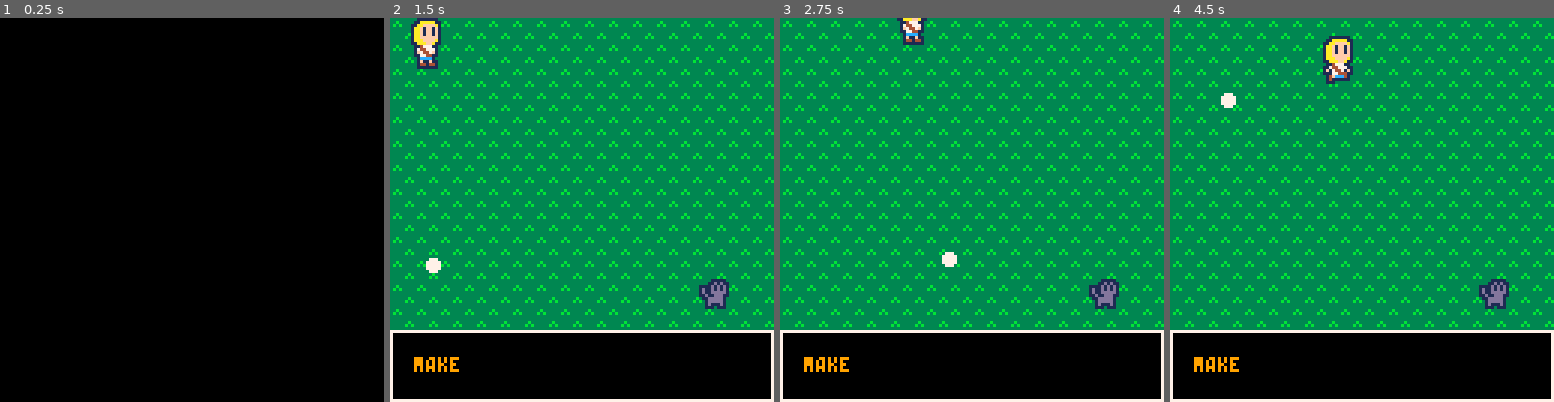
Above: before the commit, frames 1-4 (left to right).
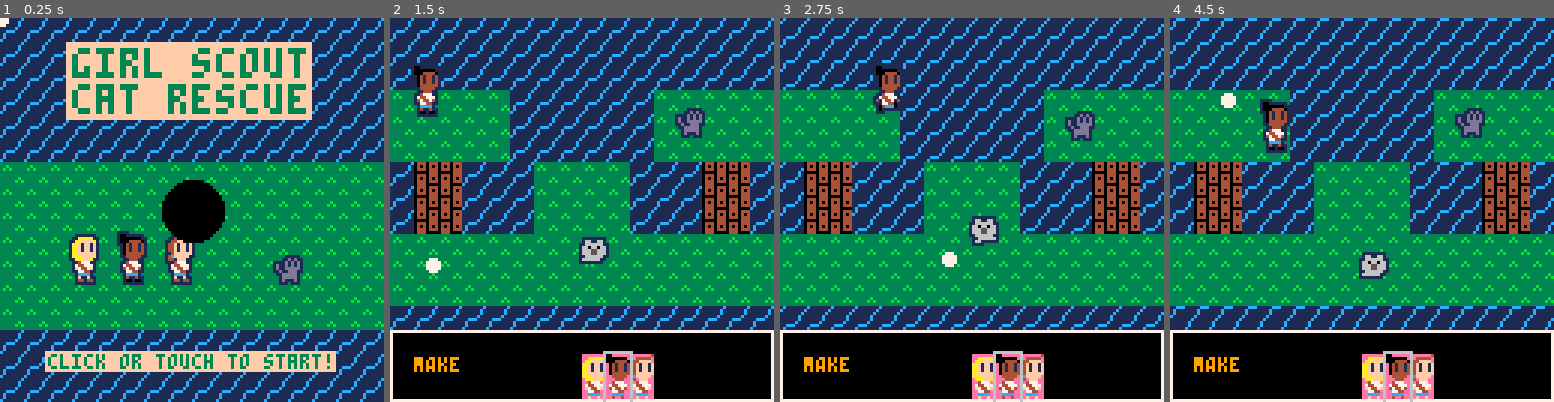
Above: after the commit, the same moments.

Repository: paloblanco/digital-game-design-brownie
Game: PICO-8 cartridge girlscout.p8
The game is run twice, just before and just after one commit, with the same random seed, the same clock (stepped at 60 frames per second) and the same inputs.
Inputs (mouse positions are in pixels of both pictures, inside the frame that each line leads up to):
- Up to frame 1 (0.25 s): no input
- Up to frame 2 (1.5 s): tap X (X key) at 0.33, 1.07 s; click (670, 121) at 0.67 s; click (436, 267) at 1.22 s
- Up to frame 3 (2.75 s): hold Right 1.6-2.1 s; click (887, 114) at 1.77 s; tap X (X key) at 1.85 s; hold Up 2.15-2.42 s; click (952, 259) at 2.32 s; hold Right from 2.47 s (still down)
- Up to frame 4 (4.5 s): click (1404, 106) at 2.87 s; tap X (X key) at 2.97, 4.08 s; release Right at 3.03 s; hold Left 3.08-3.58 s; click (1465, 256) at 3.42 s; hold Down 3.63-3.97 s; click (1231, 102) at 3.97 s; hold Right from 4.02 s (still down)

The runs differ from the first frame. In frame 1, 98% of the frame differs, in the area x 0-100%, y 0-100%; in frame 2, 50%; in frame 3, 50%; in frame 4, 50%.

Commit message:
game playable, title screen

Diff:
--- a/girlscout.p8
+++ b/girlscout.p8
@@ -11,7 +11,8 @@
 	menuitem(1,"goto play mode",init_play)
 	menuitem(2,"goto map mode",init_map)
 
-	scout_ix = {1,3,33}
+	scout_ix_list = {1,3,33}
+	scout_ix = rnd(scout_ix_list)
 	cls(0)
 
 	camx=0
@@ -22,7 +23,7 @@
 
 function _update60()
 	timestart+=1
-	 if (timestart>1) init_play()
+	 if (timestart>1) init_title()
 end
 
 function _draw()
@@ -60,6 +61,7 @@
 end
 
 function update_play()
+	if (flr(t()*60)%45==1) scroll_tile(7)
 	diag   = 1
 	speed  = 0.7
 	moving = false
@@ -118,6 +120,31 @@
 
 	on_make_button = false
 	check_make_button()
+
+	check_girl_choice()
+end
+
+function check_girl_choice()
+	flag3 = fget(mgetp(mousex,mousey),3)
+	flag4 = fget(mgetp(mousex,mousey),4)
+	flag5 = fget(mgetp(mousex,mousey),5)
+
+	choice= 0
+	if (not flag3) return
+
+	if not flag4 then
+		choice=1
+	elseif not flag5 then
+		choice=3
+	else
+		choice=33
+	end
+
+	if (not btnp(5)) return
+	poke(0x5f55,0x00)
+	scout_ix=choice
+	spr(choice,5*8,8)
+	poke(0x5f55,0x60)
 end
 
 function check_make_button()
@@ -133,19 +160,27 @@
 	--adjust_cam()
 	map()
 	rect(0,104,127,127,7)
-	scount = 1
-	if (moving) scount = 1 + adder(6)
-
-	ospr(16,cat.x,cat.y)
+	scount = scout_ix
+	if (moving) scount = scout_ix + adder(6)
+
+	ospr(16,cat.x,cat.y-adder(8))
 	for p in all(pigs) do
 		ospr(p.ix+adder(8)*16,p.x,p.y)
 	end
 	ospr(scount,p1.x,p1.y-8,1,2,faceleft)
 
-
 	if (on_make_button and (t()*5)%2>1) rect(7,14*8-1,24,15*8)
 
 	circfill(mousex,mousey,2,7)
+
+	if (scout_ix == 1) rect(8*8-1,8*14-1,8*9,8*16,6)
+	if (scout_ix == 33) rect(8*9-1,8*14-1,8*10,8*16,6)
+	if (scout_ix == 3) rect(8*10-1,8*14-1,8*11,8*16,6)
+
+	if (choice == 1 and adder(10)>0) rect(8*8-1,8*14-1,8*9,8*16,7)
+	if (choice == 33 and adder(10)>0) rect(8*9-1,8*14-1,8*10,8*16,7)
+	if (choice == 3 and adder(10)>0) rect(8*10-1,8*14-1,8*11,8*16,7)
+
 end
 
 function check_cat()
@@ -163,10 +198,26 @@
 end
 
 function win()
+	for i=0,150,3 do
+		circfill(p1.x,p1.y,i,14)
+		ospr(16,cat.x,cat.y)
+		ospr(scount,p1.x,p1.y-8,1,2,faceleft)
+		flip()
+	end
 	init_play()
 end
 
 function lose()
+	local pa=0
+	for i=0,150,3 do
+		circfill(p1.x,p1.y,i,0)
+		for p in all(pigs) do
+			ospr(p.ix+flr(pa)*16,p.x,p.y)
+		end
+		ospr(scount,p1.x,p1.y-8,1,2,faceleft,true)
+		flip()
+		pa = (pa+.3)%2
+	end
 	init_play()
 end
 
@@ -228,6 +279,25 @@
 	if (val>f-1) return 1
 	return 0
 end
+
+function scroll_tile(_tile)
+ local temp
+ local sheetwidth=64 -- bytes
+ local spritestart=0 -- starts at mem address 0x0000
+ local spritewide=4 -- 8 pixels=four bytes
+ local spritehigh=sheetwidth*8 -- how far to jump down
+ local startcol=_tile%16
+ local startrow=flr(_tile/16)
+
+ if (_tile>255) return
+ -- save bottom row of sprite
+ temp=peek4(spritestart+(startrow*sheetwidth*8)+(7*sheetwidth)+startcol*spritewide) -- 7th row
+ for i=6,0,-1 do
+  poke4(spritestart+(startrow*sheetwidth*8)+((i+1)*sheetwidth)+startcol*spritewide,peek4(spritestart+(startrow*sheetwidth*8)+(i*sheetwidth)+startcol*spritewide))
+ end
+ --now put bottom row on top!
+ poke4(spritestart+(startrow*sheetwidth*8)+startcol*spritewide,temp)
+end
 -->8
 -- gameplay
 
@@ -235,7 +305,7 @@
 	for xx=0,15,1 do
 	for yy=0,13,1 do
 		tile=mget(xx,yy)
-		if tile==1 then
+		if tile==21 then
 			p1.x=xx*8
 			p1.y=yy*8
 			mset(xx,yy,5)
@@ -359,7 +429,7 @@
 
 
 function put_tile()
-	if box.id==1 or box.id==16 then
+	if box.id==21 or box.id==16 then
 		removeid(box.id)
 	end
 	mset(mousex\8,mousey\8,box.id)
@@ -404,6 +474,133 @@
 	end
 	end
 end
+-->8
+-- title
+
+function init_title()
+	camera()
+	_update60=update_title
+	_draw=draw_title
+	fade_in()
+end
+
+function update_title()
+	mousex,mousey = stat(32)-1,stat(33)-1
+	if (btnp(5)) init_play()
+	if (flr(t()*60)%45==1) scroll_tile(7)
+end
+
+function draw_title()
+	map(0,48)
+	print("\^#\^w\^tgirl scout",24,10,0xf3)
+	print("\^#\^w\^tcat rescue",24,22,0xf3)
+
+	ospr(1+adder(6),24,72,1,2)
+	ospr(33+adder(6),40,72,1,2)
+	ospr(3+adder(6),56,72,1,2)
+
+	ospr(16,92,80-adder(6))
+
+	print("\^#click or touch to start!",16,112,0xf3)
+
+	circfill(mousex,mousey,2,7)
+
+end
+…(95 lines of a section not shown)…
 
 
 
@@ -568,22 +765,22 @@
 
 
 __gff__
-0000000000000101000000000000000000000000000000000000000000000000000000000000000000000000000000000000000000020204040000000000000000000000000000000000000000000000000000000000000000000000000000000000000000000000000000000000000000000000000000000000000000000000
+0008081818000101000000000000000000080818180000000000000000000000003838080800000000000000000000000038380808020204040000000000000000000000000000000000000000000000000000000000000000000000000000000000000000000000000000000000000000000000000000000000000000000000
 0000000000000000000000000000000000000000000000000000000000000000000000000000000000000000000000000000000000000000000000000000000000000000000000000000000000000000000000000000000000000000000000000000000000000000000000000000000000000000000000000000000000000000
 __map__
-0505050505050505050505050505050505050505050505050505050505050505000000000000000000000000000000000000000000000000000000000000000000000000000000000000000000000000000000000000000000000000000000000000000000000000000000000000000000000000000000000000000000000000
-0501050505050505050505050505050505010505050505050505050505050505000000000000000000000000000000000000000000000000000000000000000000000000000000000000000000000000000000000000000000000000000000000000000000000000000000000000000000000000000000000000000000000000
+0707070707070707070707070707070707070707070707070707070707070707000000000000000000000000000000000000000000000000000000000000000000000000000000000000000000000000000000000000000000000000000000000000000000000000000000000000000000000000000000000000000000000000
+0707070707070707070707070707070707070707070707070707070707070707000000000000000000000000000000000000000000000000000000000000000000000000000000000000000000000000000000000000000000000000000000000000000000000000000000000000000000000000000000000000000000000000
+0707070707070707070707070707070707070707070707070707070707070707000000000000000000000000000000000000000000000000000000000000000000000000000000000000000000000000000000000000000000000000000000000000000000000000000000000000000000000000000000000000000000000000
+0515050505070707070707050505050505150505050707070707070505050505000000000000000000000000000000000000000000000000000000000000000000000000000000000000000000000000000000000000000000000000000000000000000000000000000000000000000000000000000000000000000000000000
+0505050505070707070707051005050505050505050707070707070510050505000000000000000000000000000000000000000000000000000000000000000000000000000000000000000000000000000000000000000000000000000000000000000000000000000000000000000000000000000000000000000000000000
+0505050505070707070707050505050505050505050707070707070505050505000000000000000000000000000000000000000000000000000000000000000000000000000000000000000000000000000000000000000000000000000000000000000000000000000000000000000000000000000000000000000000000000
+0708080707070505050507070708080707080807070705050505070707080807000000000000000000000000000000000000000000000000000000000000000000000000000000000000000000000000000000000000000000000000000000000000000000000000000000000000000000000000000000000000000000000000
+0708080707070505200507070708080707080807070705052005070707080807000000000000000000000000000000000000000000000000000000000000000000000000000000000000000000000000000000000000000000000000000000000000000000000000000000000000000000000000000000000000000000000000
+0708080707070505050507070708080707080807070705050505070707080807000000000000000000000000000000000000000000000000000000000000000000000000000000000000000000000000000000000000000000000000000000000000000000000000000000000000000000000000000000000000000000000000
 0505050505050505050505050505050505050505050505050505050505050505000000000000000000000000000000000000000000000000000000000000000000000000000000000000000000000000000000000000000000000000000000000000000000000000000000000000000000000000000000000000000000000000
 0505050505050505050505050505050505050505050505050505050505050505000000000000000000000000000000000000000000000000000000000000000000000000000000000000000000000000000000000000000000000000000000000000000000000000000000000000000000000000000000000000000000000000
 0505050505050505050505050505050505050505050505050505050505050505000000000000000000000000000000000000000000000000000000000000000000000000000000000000000000000000000000000000000000000000000000000000000000000000000000000000000000000000000000000000000000000000
-0505050505050505050505050505050505050505050505050505050505050505000000000000000000000000000000000000000000000000000000000000000000000000000000000000000000000000000000000000000000000000000000000000000000000000000000000000000000000000000000000000000000000000
-0505050505050505050505050505050505050505050505050505050505050505000000000000000000000000000000000000000000000000000000000000000000000000000000000000000000000000000000000000000000000000000000000000000000000000000000000000000000000000000000000000000000000000
-0505050505050505050505050505050505050505050505050505050505050505000000000000000000000000000000000000000000000000000000000000000000000000000000000000000000000000000000000000000000000000000000000000000000000000000000000000000000000000000000000000000000000000
-0505050505050505050505050505050505050505050505050505050505050505000000000000000000000000000000000000000000000000000000000000000000000000000000000000000000000000000000000000000000000000000000000000000000000000000000000000000000000000000000000000000000000000
-0505050505050505050505050505050505050505050505050505050505050505000000000000000000000000000000000000000000000000000000000000000000000000000000000000000000000000000000000000000000000000000000000000000000000000000000000000000000000000000000000000000000000000
-0505050505050505050505050505050505050505050505050505050505050505000000000000000000000000000000000000000000000000000000000000000000000000000000000000000000000000000000000000000000000000000000000000000000000000000000000000000000000000000000000000000000000000
-0505050505050505050505050510050505050505050505050505050505100505000000000000000000000000000000000000000000000000000000000000000000000000000000000000000000000000000000000000000000000000000000000000000000000000000000000000000000000000000000000000000000000000
-0505050505050505050505050505050505050505050505050505050505050505000000000000000000000000000000000000000000000000000000000000000000000000000000000000000000000000000000000000000000000000000000000000000000000000000000000000000000000000000000000000000000000000
+0707070707070707070707070707070707070707070707070707070707070707000000000000000000000000000000000000000000000000000000000000000000000000000000000000000000000000000000000000000000000000000000000000000000000000000000000000000000000000000000000000000000000000
 0000000000000000000000000000000000000000000000000000000000000000000000000000000000000000000000000000000000000000000000000000000000000000000000000000000000000000000000000000000000000000000000000000000000000000000000000000000000000000000000000000000000000000
-0037380000000000000000000000000000000000353600000001100506200000000000000000000000000000000000000000000000000000000000000000000000000000000000000000000000000000000000000000000000000000000000000000000000000000000000000000000000000000000000000000000000000000
-0000000000000000000000000000000000000000000000000000000807000000000000000000000000000000000000000000000000000000000000000000000000000000000000000000000000000000000000000000000000000000000000000000000000000000000000000000000000000000000000000000000000000000
+0037380000000000012103000000000000000000353600000015100506200000000000000000000000000000000000000000000000000000000000000000000000000000000000000000000000000000000000000000000000000000000000000000000000000000000000000000000000000000000000000000000000000000
+0000000000000000113113000000000000000000000000000000000807000000000000000000000000000000000000000000000000000000000000000000000000000000000000000000000000000000000000000000000000000000000000000000000000000000000000000000000000000000000000000000000000000000
Not shown, changed: 206 lines of the sprite sheet (__gfx__) section of girlscout.p8
Not shown, changed: the thumbnail (__label__) section of girlscout.p8
Not shown, changed: girlscout.html
Not shown, changed: girlscout.js
